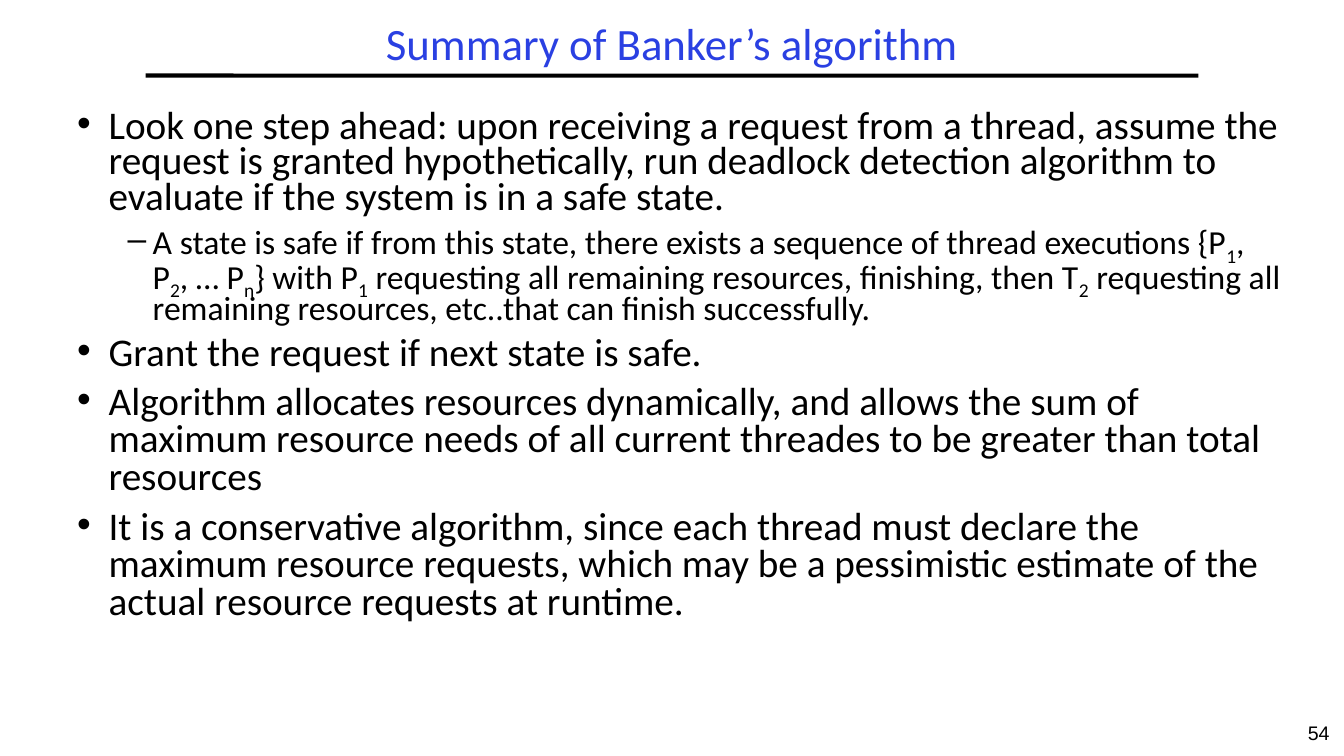
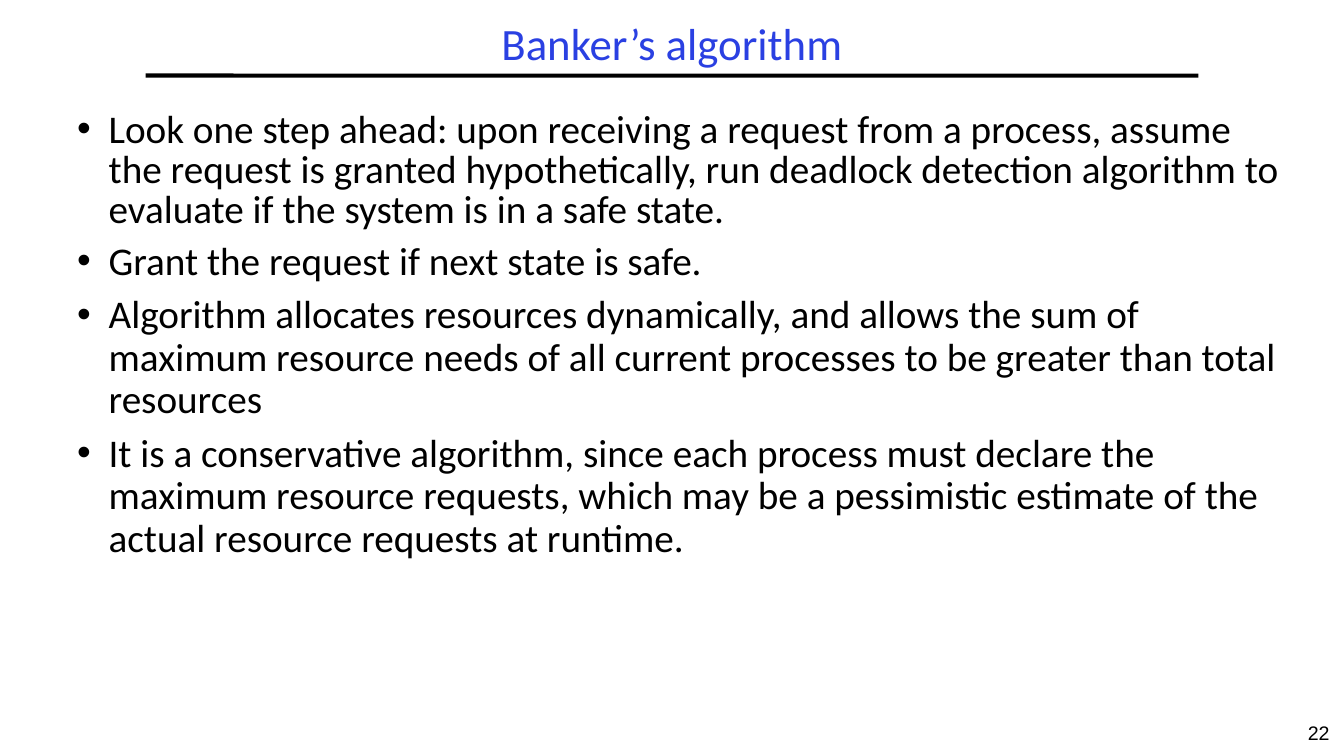
Before and after one commit to guhofstra/CSC256Fa25, a slide deck: slide 22 of PPTs/L4-Deadlocks.pptx (slide 54 before the commit). Drawn at 1344x756 pixels with LibreOffice and Linux fonts; fonts in the diff are those of the drawing. Boxes give left, top, right and bottom in pixels: in the first picture for what was removed or moved away, otherwise in the second. Text is boxed around its words. In the diff, an @@ line names an element or a change of style, - is before the commit and + after.

```diff
--- a/PPTs/L4-Deadlocks.pptx
+++ b/PPTs/L4-Deadlocks.pptx
@@ title at [501,28,842,68]: text changed @@
-Summary of Banker’s algorithm
+Banker’s algorithm
@@ text at [109,115,1278,230]: text changed; size 24 to 28 pt @@
-• Look one step ahead: upon receiving a request from a thread, assume the request is granted hypothetically, run deadlock detection algorithm to evaluate if the system is in a safe state.
-  – A state is safe if from this state, there exists a sequence of thread executions {P1, P2, … Pn} with P1 requesting all remaining resources, finishing, then T2 requesting all remaining resources, etc..that can finish successfully.
+• Look one step ahead: upon receiving a request from a process, assume the request is granted hypothetically, run deadlock detection algorithm to evaluate if the system is in a safe state.
@@ text at [109,247,701,282]: line spacing 0.75 to 0.85 @@
@@ text at [109,300,1276,559]: text changed @@
-• Algorithm allocates resources dynamically, and allows the sum of maximum resource needs of all current threades to be greater than total resources
-• It is a conservative algorithm, since each thread must declare the maximum resource requests, which may be a pessimistic estimate of the actual resource requests at runtime.
+• Algorithm allocates resources dynamically, and allows the sum of maximum resource needs of all current processes to be greater than total resources
+• It is a conservative algorithm, since each process must declare the maximum resource requests, which may be a pessimistic estimate of the actual resource requests at runtime.
@@ page number at [1308,726,1330,740]: text changed @@
-54
+22
```
Also in this commit, not shown: 34 other slides changed, 1 slide added, 10 slides removed, 10 other files.
